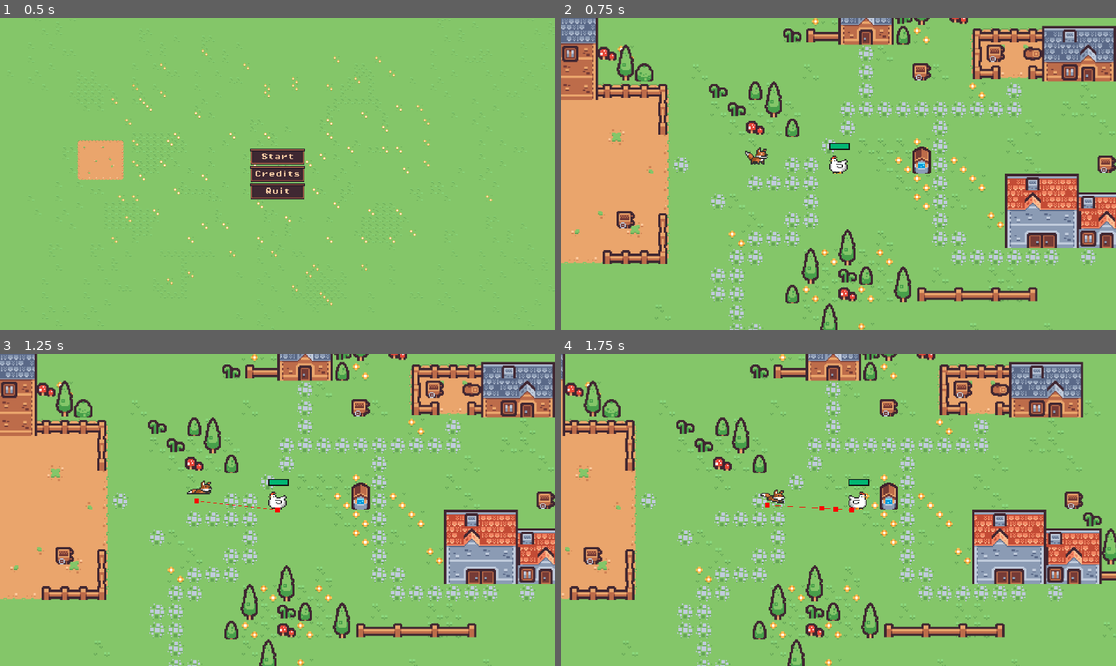
Above: before the commit, frames 1-4 (two rows, left to right).
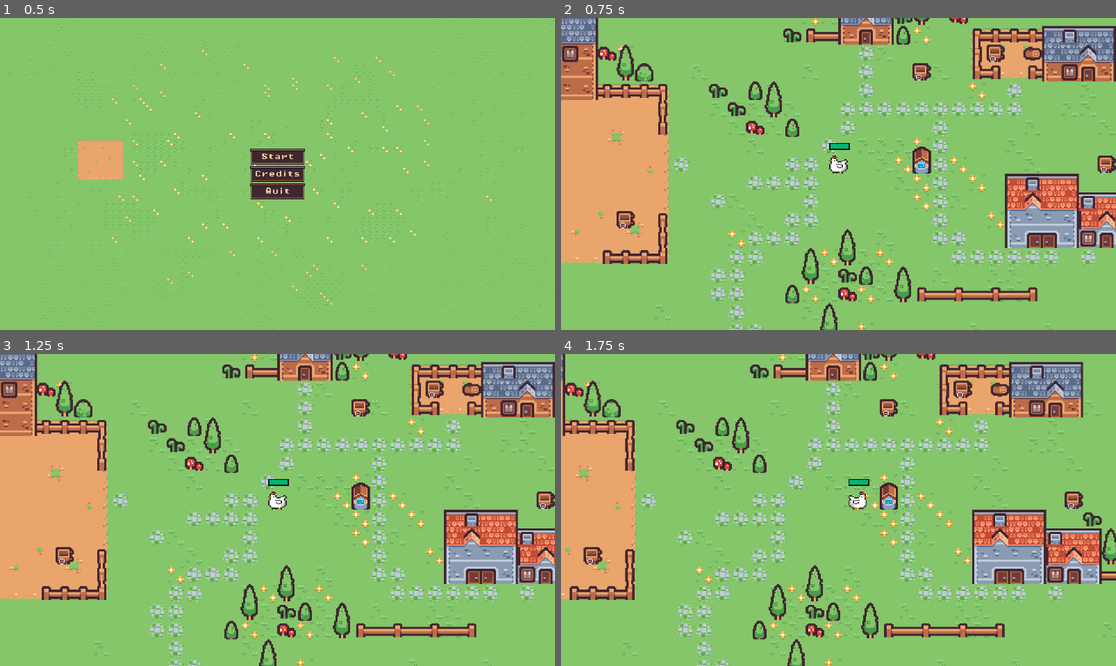
Above: after the commit, the same moments.

Repository: abeyahc/chicken-game
Game: Godot game, scene res://Scenes/menu.tscn
The game is run twice, just before and just after one commit, with the same random seed, the same clock (stepped at 60 frames per second) and the same inputs.
Inputs:
- Up to frame 1 (0.5 s): no input
- Up to frame 2 (0.75 s): click "Credits" at 0.5 s
- Up to frame 3 (1.25 s): no input
- Up to frame 4 (1.75 s): hold Right (move_right) from 1.28 s (still down)

Frame 1 is identical in both runs. In frame 2, 0.1% of the frame differs, in the area x 33-38%, y 41-47%; in frame 3, 0.2%; in frame 4, 0.2%, in the area x 35-53%, y 43-51%.

Commit message:
AI improvements

Diff:
--- a/chicken game/Scenes/fox.tscn
+++ b/chicken game/Scenes/fox.tscn
@@ -202,6 +202,10 @@
 script = ExtResource("1_s7y3g")
 nav_agent = NodePath("Guidance/NavigationAgent2D")
 
+[node name="RayCast2D" type="RayCast2D" parent="."]
+target_position = Vector2(131, -1)
+collision_mask = 8
+
 [node name="AnimatedSprite2D" type="AnimatedSprite2D" parent="."]
 position = Vector2(1, -16)
 sprite_frames = SubResource("SpriteFrames_p6toy")
@@ -223,53 +227,9 @@
 wait_time = 0.5
 one_shot = true
 
-[node name="RayCasts" type="Node2D" parent="."]
-visible = false
-position = Vector2(0, -3)
-
-[node name="N" type="RayCast2D" parent="RayCasts"]
-rotation = 3.14159
-scale = Vector2(1, 0.5)
-collision_mask = 8
-
-[node name="NE" type="RayCast2D" parent="RayCasts"]
-rotation = -2.35619
-scale = Vector2(1, 0.35)
-collision_mask = 8
-
-[node name="E" type="RayCast2D" parent="RayCasts"]
-rotation = -1.5708
-scale = Vector2(1, 0.5)
-collision_mask = 8
-
-[node name="SE" type="RayCast2D" parent="RayCasts"]
-rotation = -0.785398
-scale = Vector2(1, 0.35)
-collision_mask = 8
-
-[node name="S" type="RayCast2D" parent="RayCasts"]
-scale = Vector2(1, 0.5)
-collision_mask = 8
-
-[node name="SW" type="RayCast2D" parent="RayCasts"]
-rotation = 0.785398
-scale = Vector2(1, 0.35)
-collision_mask = 8
-
-[node name="W" type="RayCast2D" parent="RayCasts"]
-rotation = 1.5708
-scale = Vector2(1, 0.5)
-collision_mask = 8
-
-[node name="NW" type="RayCast2D" parent="RayCasts"]
-rotation = 2.35619
-scale = Vector2(1, 0.35)
-collision_mask = 8
-
 [node name="Guidance" type="Node2D" parent="."]
 
 [node name="NavigationAgent2D" type="NavigationAgent2D" parent="Guidance"]
-debug_enabled = true
 
 [node name="Timer" type="Timer" parent="Guidance"]
 wait_time = 0.1
--- a/chicken game/Scenes/game.tscn
+++ b/chicken game/Scenes/game.tscn
@@ -1,10 +1,11 @@
-[gd_scene load_steps=16 format=3 uid="uid://ck083i0401a34"]
+[gd_scene load_steps=17 format=3 uid="uid://ck083i0401a34"]
 
 [ext_resource type="Script" path="res://Scripts/game.gd" id="1_ap0as"]
 [ext_resource type="Texture2D" uid="uid://b3qvmfgqjo21v" path="res://Assets/kenney_tiny-town/Tilemap/tilemap_packed.png" id="1_fgo44"]
 [ext_resource type="PackedScene" uid="uid://s7vn38e4oo1o" path="res://Scenes/pause_menu.tscn" id="2_hv1c6"]
 [ext_resource type="PackedScene" uid="uid://ikdluvf2mpq3" path="res://Scenes/player.tscn" id="2_q8hlc"]
 [ext_resource type="Script" path="res://Scripts/collisions.gd" id="3_wyegx"]
+[ext_resource type="PackedScene" uid="uid://cs2u4y8erat1" path="res://Scenes/fox.tscn" id="6_rmih1"]
 
 [sub_resource type="NavigationPolygon" id="NavigationPolygon_n8atu"]
 vertices = PackedVector2Array(-298, 193, -299, 193, -299, 192, -298, 191, 59, -128, 59, -126, 58, -126, 58, -129, 1031, …(11378 unchanged characters)…
@@ -1141,3 +1142,6 @@
 offset_top = -1761.0
 offset_right = -2931.0
 offset_bottom = -1761.0
+
+[node name="fox" parent="." instance=ExtResource("6_rmih1")]
+position = Vector2(-285, 226)
--- a/chicken game/Scripts/fox.gd
+++ b/chicken game/Scripts/fox.gd
@@ -7,17 +7,20 @@
 @onready var animation = $AnimatedSprite2D
 @onready var timer = $Timer
 @onready var timer_nav = $Guidance/Timer
-
+@onready var ray_cast_2d = $RayCast2D
+var zone = false
 var player = null
 @export var nav_agent: NavigationAgent2D
 var direction = Vector2.ZERO
 
-func _ready():
-	# connect timer's timeout signal to custom function
-	pass
 
 func _physics_process(delta):
-	if player_chase:
+	if player and (player_chase == false):
+		var direction = (player.global_position - global_position).normalized()
+		var angle = direction.angle()
+		ray_cast_2d.rotation = angle
+
+	if (player_chase == true) and (ray_cast_2d.is_colliding() != true):
 		animation.play("attack")
 		direction = nav_agent.get_next_path_position() - global_position
 		direction = direction.normalized()
@@ -31,19 +34,17 @@
 	elif (player_chase == false) and (huh == false):
 		animation.play("idle")
 
-
-
 func _on_detection_area_body_entered(body):
 	player = body
-	huh = true
-	animation.play("detect")
-	timer.start()
+	zone = true
+	if ray_cast_2d.is_colliding() == true:
+		huh = true
+		timer.start()
 
 func _on_detection_area_body_exited(body):
 	player = null
 	player_chase = false
 	timer.stop()
-
 
 func _on_timer_timeout_nav():
 	recalc_path()
@@ -52,6 +53,9 @@
 	player_chase = true
 	huh = false
 
+
+
+
 func recalc_path():
 	if player:
 		nav_agent.target_position = player.global_position
--- a/chicken game/Scripts/game.gd
+++ b/chicken game/Scripts/game.gd
@@ -3,7 +3,7 @@
 @onready var player = $Player
 @onready var fox = $fox
 const fox_scene = preload("res://Scenes/fox.tscn")
-@export var num_foxes = 10
+@export var num_foxes = 0
 @onready var collisions = $NavigationRegion2D/collisions
 
 var tile_coll_coordinates = []
